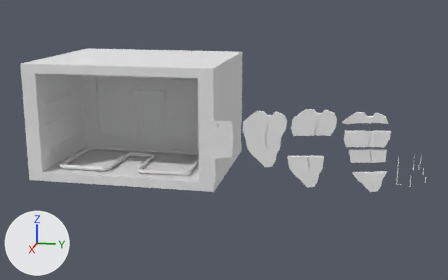
Two versions of the Blender file meshes/steakLevels.blend, one commit apart.
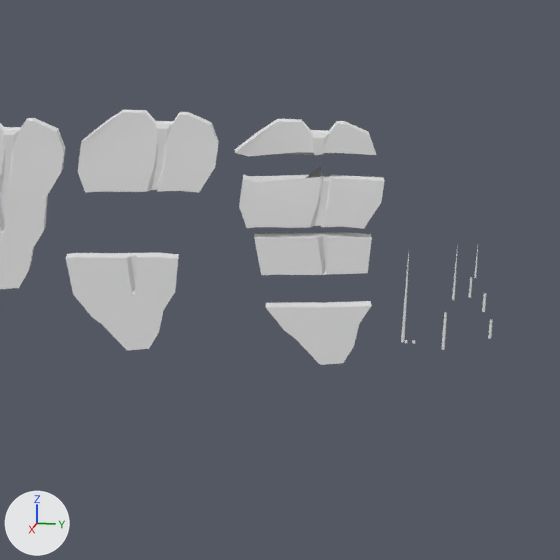
Each version appears first whole from a camera (50 mm lens) standing at (65.6, 6.4, 21.8) and looking at (-11.2, -9.0, 2.6), and next in a close-up on the part from 59% to 100% of the width and 26% to 91% of the height. Lighting does not change. The marker at lower left points along +X, +Y and +Z.

Objects in the first close-up: 'Chive', 'Chive1a', 'Chive2a', 'Chive2b', 'Chive2c', 'Chive2d', 'steak', 'steak1a', 'steak1b', 'steak2a', 'steak2b', 'steak2c', 'steak2d'.
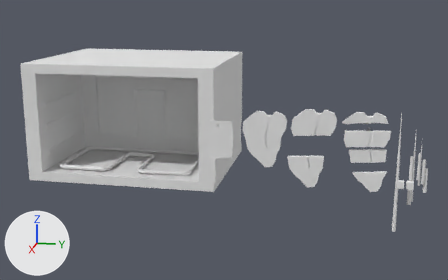
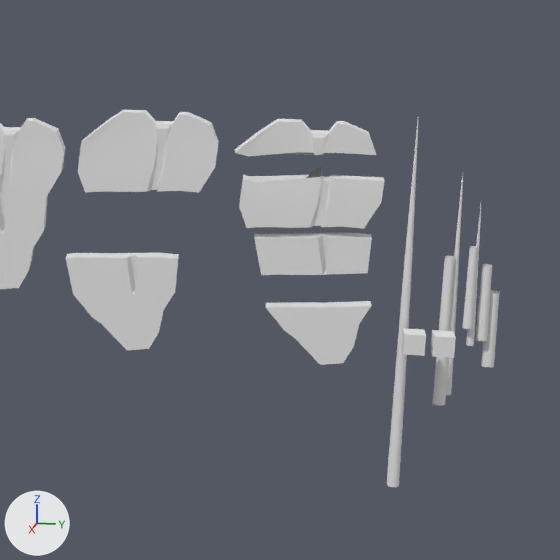
Commit message: start of a garnish level

What changed in the scene script:
```text
Change me_pepper:
    where me_pepper.from_pydata(...)  # 8 vertices, 6 faces; spans x -1.0..1.0, y -1.0..1.0, z -1.0..1.0
    used by ob_pepper; location = (0.03, 12.13, 1.39); scale = (-0.0451, -0.0451, -0.0451)
    me_pepper part 1
    me_pepper.vertices[0].co: (-1.0, -1.0, -1.0) -> (0.36, 0.36, 0.36)  # pixel (407, 340) -> pixel (455, 337)
    me_pepper.vertices[1].co: (-1.0, -1.0, 1.0) -> (0.36, 0.36, -0.36)  # pixel (407, 343) -> pixel (454, 357)
    me_pepper.vertices[2].co: (-1.0, 1.0, -1.0) -> (0.36, -0.36, 0.36)  # pixel (404, 340) -> pixel (433, 336)
    me_pepper.vertices[3].co: (-1.0, 1.0, 1.0) -> (0.36, -0.36, -0.36)  # pixel (404, 343) -> pixel (432, 356)
    me_pepper.vertices[4].co: (1.0, -1.0, -1.0) -> (-0.36, 0.36, 0.36)  # pixel (407, 340) -> pixel (453, 331)
    me_pepper.vertices[5].co: (1.0, -1.0, 1.0) -> (-0.36, 0.36, -0.36)  # pixel (407, 342) -> not seen
    me_pepper.vertices[6].co: (1.0, 1.0, -1.0) -> (-0.36, -0.36, 0.36)  # pixel (404, 340) -> pixel (432, 330)
    me_pepper.vertices[7].co: (1.0, 1.0, 1.0) -> (-0.36, -0.36, -0.36)  # pixel (404, 342) -> pixel (430, 350)
Change me_salt:
    where me_salt.from_pydata(...)  # 8 vertices, 6 faces; spans x -1.0..1.0, y -1.0..1.0, z -1.0..1.0
    used by ob_salt; location = (0.04, 12.38, 1.4); scale = (-0.0451, -0.0451, -0.0451)
    me_salt part 2
    me_salt.vertices[0].co: (-1.0, -1.0, -1.0) -> (0.36, 0.36, 0.36)  # pixel (415, 341) -> pixel (426, 335)
    me_salt.vertices[1].co: (-1.0, -1.0, 1.0) -> (0.36, 0.36, -0.36)  # pixel (415, 343) -> pixel (424, 355)
    me_salt.vertices[2].co: (-1.0, 1.0, -1.0) -> (0.36, -0.36, 0.36)  # pixel (412, 340) -> pixel (404, 334)
    me_salt.vertices[3].co: (-1.0, 1.0, 1.0) -> (0.36, -0.36, -0.36)  # pixel (412, 343) -> pixel (402, 354)
    me_salt.vertices[4].co: (1.0, -1.0, -1.0) -> (-0.36, 0.36, 0.36)  # pixel (415, 340) -> pixel (424, 329)
    me_salt.vertices[5].co: (1.0, -1.0, 1.0) -> (-0.36, 0.36, -0.36)  # pixel (414, 342) -> not seen
    me_salt.vertices[6].co: (1.0, 1.0, -1.0) -> (-0.36, -0.36, 0.36)  # pixel (412, 340) -> pixel (402, 328)
    me_salt.vertices[7].co: (1.0, 1.0, 1.0) -> (-0.36, -0.36, -0.36)  # pixel (412, 342) -> pixel (401, 348)
Change me_chive2d:
    where me_chive2d.from_pydata(...)  # 40 vertices, 20 faces; spans x -1.442..-1.334, y 15.018..15.126, z 1.262..1.936
    me_chive2d part 3: the whole mesh is scaled about its middle by 4, then moved by (1.388, -15.072, -1.599)
Change me_chive2c:
    where me_chive2c.from_pydata(...)  # 40 vertices, 20 faces; spans x -1.189..-1.091, y 14.714..14.812, z 2.275..2.949
    me_chive2c part 4: the whole mesh is scaled about its middle by 4, then moved by (1.14, -14.763, -2.612)
Change me_chive2b:
    where me_chive2b.from_pydata(...)  # 40 vertices, 20 faces; spans x -0.854..-0.769, y 14.185..14.269, z 2.86..3.587
    me_chive2b part 5: the whole mesh is scaled about its middle by 4, then moved by (0.811, -14.227, -3.223)
Change me_chive2a:
    where me_chive2a.from_pydata(...)  # 61 vertices, 60 faces; spans x -1.04..-0.974, y 14.347..14.413, z 3.531..4.818
    me_chive2a part 6: the whole mesh is scaled about its middle by 4, then moved by (1.007, -14.38, -4.856)
Change me_chive1b:
    where me_chive1b.from_pydata(...)  # 60 vertices, 40 faces; spans x -0.054..0.054, y -0.054..0.054, z -0.674..0.674
    me_chive1b part 7: the whole mesh is scaled about its middle by 4
Change me_chive1a:
    where me_chive1a.from_pydata(...)  # 81 vertices, 80 faces; spans x -1.4..-1.31, y 13.7..13.79, z 2.6..4.62
    me_chive1a part 8: the whole mesh is scaled about its middle by 4, then moved by (1.35, -13.74, -4.22)
Change me_chive:
    where me_chive.from_pydata(...)  # 121 vertices, 120 faces; spans x -1.02..-0.92, y 12.05..12.15, z 1.06..4.43
    me_chive part 9: the whole mesh is scaled about its middle by 4, then moved by (0.97, -12.1, -3.18)
Change ob_pepper:
    ob_pepper.scale: (-0.0451, -0.0451, -0.0451) -> (1.0, 1.0, 1.0)
    ob_pepper.location: (0.03, 12.13, 1.39) -> (0.03, 13.36, 1.39)
Change ob_salt:
    ob_salt.scale: (-0.0451, -0.0451, -0.0451) -> (1.0, 1.0, 1.0)
Change ob_chive2d:
    ob_chive2d.location: (0.0, 0.0, 0.0) -> (-1.39, 15.07, 1.6)
Change ob_chive2c:
    ob_chive2c.location: (0.0, 0.0, 0.0) -> (-1.14, 14.76, 2.61)
Change ob_chive2b:
    ob_chive2b.location: (0.0, 0.0, 0.0) -> (-0.81, 14.23, 3.22)
Change ob_chive2a:
    ob_chive2a.location: (0.0, 0.0, 0.0) -> (-1.01, 14.38, 4.34)
Change ob_chive1a:
    ob_chive1a.location: (0.0, 0.0, 0.0) -> (-1.35, 13.74, 3.76)
Change ob_chive:
    ob_chive.location: (0.0, 0.0, 0.0) -> (-0.97, 12.1, 2.85)
```

Location of each change, (x1, y1, x2, y2) in pixels of the close-ups (560 x 560 px):
'Chive', mesh rescaled, moved: before (401, 254, 409, 342); after (387, 116, 419, 487)
'Chive1b', mesh rescaled: before (441, 312, 447, 350); after (433, 256, 455, 405)
'Chive2c', mesh rescaled, moved: before (482, 293, 486, 312); after (476, 264, 492, 341)
'Chive1a', mesh rescaled, moved: before (452, 244, 458, 300); after (446, 174, 463, 395)
'Chive2d', mesh rescaled, moved: before (488, 319, 493, 339); after (481, 290, 499, 367)
'Chive2b', mesh rescaled, moved (300% wider, 282% taller): before (469, 277, 472, 298); after (463, 246, 478, 329)
'Pepper', reshaped, moved, rescaled (not visible before): after (431, 330, 456, 358)
'Salt', reshaped, rescaled (not visible before): after (402, 328, 426, 356)
'Chive2a', mesh rescaled, moved: before (474, 246, 478, 278); after (466, 205, 481, 346)
